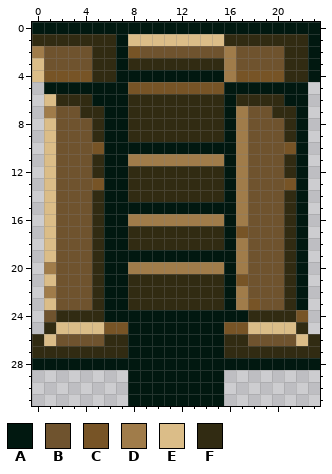
One commit to this pixel-art sprite: Assets/Sprites/Testing/outdoor_tileset1.png. Above: the version before the commit.
The file is 24x32 pixels. Pixels under 10% opacity are left out. Colours within 5 levels of each other are drawn and written as one.
Palette (. is transparent): A #011810  B #6f532e  C #775426  D #a07c4a  E #dbbd88  F #312b12
And afterwards:
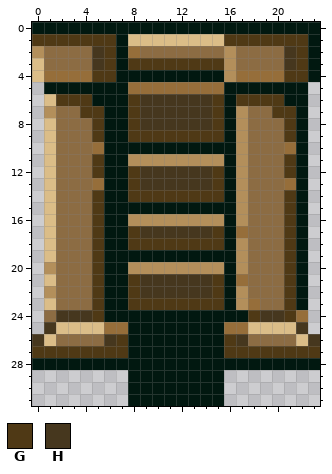
Colours new in this view: G #4f3915  H #46371e
The author wrote: Added indoor outdoor switching
Changes in this commit:
@@ palette @@
-B #6f532e
+B #8c6c43
-C #775426
+C #966e3a
-D #a07c4a
+D #b38f5b
@@ x 0..23 @@
  0 AAAAAAAAAAAAAAAAAAAAAAAA
- 1 FFFFFFFAEEEEEEEEFFFFFFFA
- 2 DBBBBFFACBBBBBBBDBBBBFFA
- 3 EBBBBFFAFFFFFFFFDBBBBFFA
- 4 ECCCCFFAAAAAAAAADCCCCFFA
+ 1 GGGGGGGAEEEEEEEEGGGGGGGA
+ 2 DBBBBHGACBBBBBBBDBBBBHGA
+ 3 EBBBBHGAGGGGGGGGDBBBBHGA
+ 4 ECCCCGGAAAAAAAAADCCCCGGA
  5 .AAAAAAACCCCCCCCAAAAAAA.
- 6 .EFFFAAAFFFFFFFFAFFFFAA.
- 7 .DBBFFAAFFFFFFFFADBBFFA.
- 8 .EBBBFAAFFFFFFFFADBBBFA.
- 9 .EBBBFAAFFFFFFFFADBBBFA.
+ 6 .EGGGAAAGHHHHHHGAGGGGAA.
+ 7 .DBBGGAAGHHHHHHGADBBGGA.
+ 8 .EBBBGAAGHHHHHHGADBBBGA.
+ 9 .EBBBGAAGGGGGGGGADBBBGA.
 10 .EBBBCAAAAAAAAAAADBBBCA.
-11 .EBBBFAADDDDDDDDADBBBFA.
-12 .EBBBFAAFFFFFFFFADBBBFA.
-13 .EBBBCAAFFFFFFFFADBBBCA.
-14 .EBBBFAAFFFFFFFFADBBBFA.
-15 .EBBBFAAAAAAAAAAADBBBFA.
-16 .EBBBFAADDDDDDDDADBBBFA.
-17 .EBBBFAAFFFFFFFFACBBBFA.
-18 .EBBBFAAFFFFFFFFADBBBFA.
-19 .EBBBFAAAAAAAAAAADBBBFA.
-20 .DBBBFAADDDDDDDDADBBBFA.
-21 .EBBBFAAFFFFFFFFACBBBFA.
-22 .DBBBFAAFFFFFFFFADBBBFA.
-23 .EBBBFAAFFFFFFFFADCBBFA.
-24 .BFFFFAAAAAAAAAAAAFFFFC.
-25 .FEEEECCAAAAAAAACCEEEEF.
-26 FEBBBBFFAAAAAAAAFFBBBBEF
-27 FFFFFFFFAAAAAAAAFFFFFFFF
+11 .EBBBGAADDDDDDDDADBBBGA.
+12 .EBBBGAAGHHHHHHGADBBBGA.
+13 .EBBBCAAGHHHHHHGADBBBCA.
+14 .EBBBGAAGGGGGGGGADBBBGA.
+15 .EBBBGAAAAAAAAAAADBBBGA.
+16 .EBBBGAADDDDDDDDADBBBGA.
+17 .EBBBGAAGHHHHHHGACBBBGA.
+18 .EBBBGAAGGGGGGGGADBBBGA.
+19 .EBBBGAAAAAAAAAAADBBBGA.
+20 .DBBBGAADDDDDDDDADBBBGA.
+21 .EBBBGAAGHHHHHHGACBBBGA.
+22 .DBBBGAAGHHHHHHGADBBBGA.
+23 .EBBBGAAGGGGGGGGADCBBGA.
+24 .BHHHGAAAAAAAAAAAAGHHGC.
+25 .HEEEECCAAAAAAAACCEEEEH.
+26 HEBBBBHGAAAAAAAAGHBBBBEH
+27 GGGGGGGGAAAAAAAAGGGGGGGG
 28 AAAAAAAAAAAAAAAAAAAAAAAA
